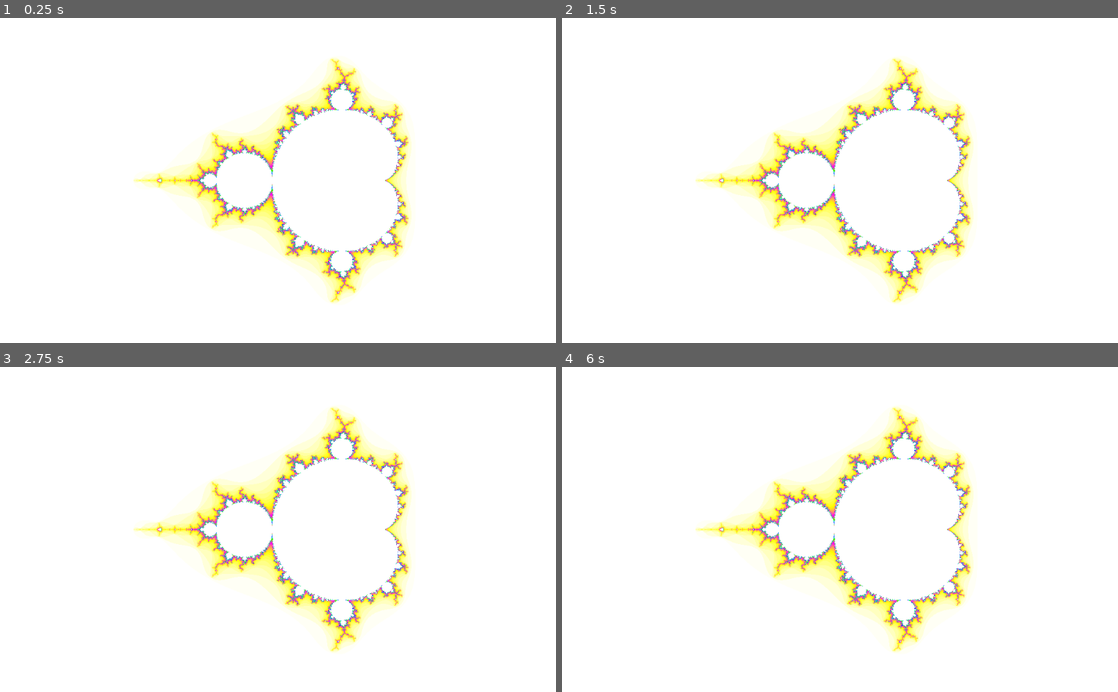
Above: before the commit, frames 1-4 (two rows, left to right).
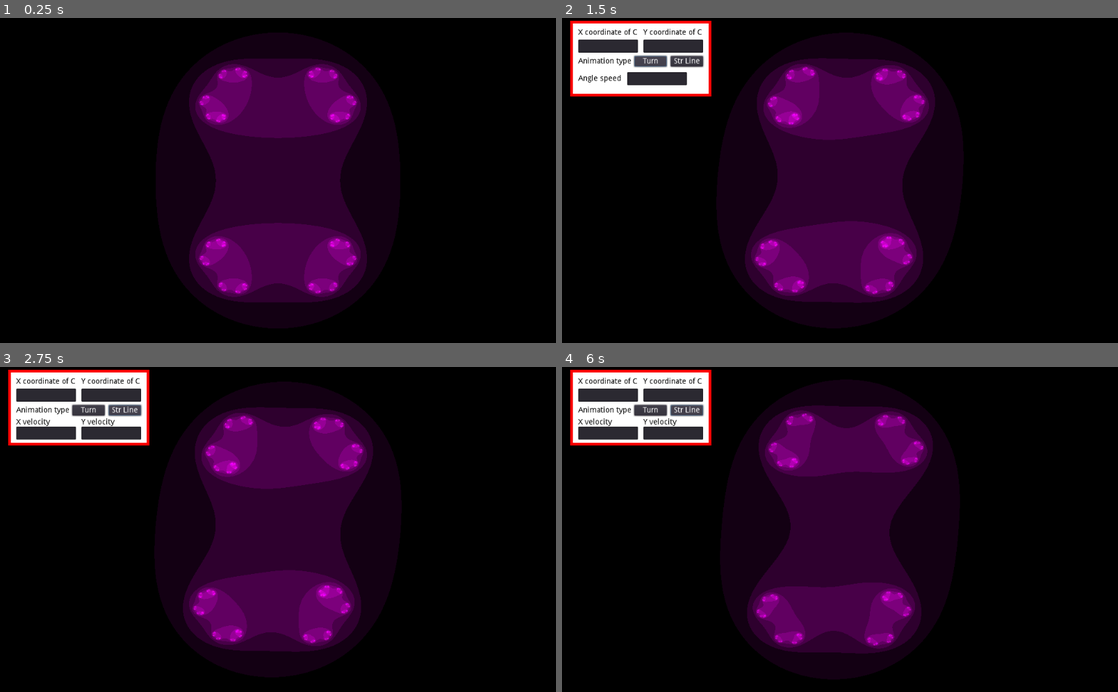
Above: after the commit, the same moments.

Repository: NorielSylvire/Fractal
Game: Godot game, scene res://Scenes/Main.tscn
Two runs of this game, one before a commit and one after it. Both use one fixed random seed, a clock stepped at 60 frames per second and the inputs below.
Inputs (mouse positions are in pixels of both pictures, inside the frame that each line leads up to):
- Up to frame 1 (0.25 s): no input
- Up to frame 2 (1.5 s): tap Enter (ui_accept) at 0.5, 0.77, 0.8, 1.07 s; hold I (ui_interface, bound only after the commit) 0.53-1.25 s; click (650, 60) at 1.25 s, where only the run after the commit has a clickable "Turn"
- Up to frame 3 (2.75 s): click (122, 409) at 2 s, where only the run after the commit has a clickable "Str Line"
- Up to frame 4 (6 s): click (650, 409) at 2.75 s, where only the run after the commit has a clickable "Turn"; click (684, 409) at 3.5 s, where only the run after the commit has a clickable "Str Line"; click (650, 409) at 4.25 s, where only the run after the commit has a clickable "Turn"; click (684, 409) at 5 s, where only the run after the commit has a clickable "Str Line"; tap R (ui_restart) at 5.75 s; tap Enter (ui_accept) at 5.85 s

The runs differ from the first frame. In frame 1, 100% of the frame differs, in the area x 0-100%, y 0-100%; in frame 2, 97%; in frame 3, 97%; in frame 4, 97%.
Error before the commit: Invalid operands 'Nil' and 'Vector2' in operator '+'. (res://Scenes/ColorRect.gd:32)

Commit message:
Added a GUI
Added a GUI to easily control Fractal's variables and behaviour. Also changed README.md to include a changelog and some more information.

Diff:
--- a/Scenes/ColorRect.gd
+++ b/Scenes/ColorRect.gd
@@ -1,26 +1,28 @@
 extends ColorRect
 
 var animate
+var type = "turning"
+var c = Vector2(0.7885,0.7885) #vec2 c = vec2(0.7885 * cos(a), 0.7885 * sin(a));
+var velocity =  Vector2(0.01, 0)
+var angle_speed = 0.005
 
 func _ready():
 
 	animate = false
 
+	self.get_material().set_shader_param("c", Vector2(c.x, 0))
+
 	pass
 
 func _input(event):
 
-	if event.is_action_pressed("ui_accept") && animate == false:
+	if event.is_action_pressed("ui_enter") && animate == false:
 
 		animate = true
 
-	elif event.is_action_pressed("ui_accept") && animate == true:
+	elif event.is_action_pressed("ui_enter") && animate == true:
 
 		animate = false
-
-	if event.is_action_pressed("ui_restart"):
-
-		self.get_material().set_shader_param("c", Vector2(-2, .2))
 
 
 	pass
@@ -29,8 +31,71 @@
 
 	if animate == true:
 
-		self.get_material().set_shader_param("c", self.get_material().get_shader_param("c") + Vector2(0.001, -0.0005))
+		if type == "turning":
+
+			self.get_material().set_shader_param("c", Vector2(c.x * cos(self.get_material().get_shader_param("a")), c.y * sin(self.get_material().get_shader_param("a"))))
+			self.get_material().set_shader_param("a", self.get_material().get_shader_param("a") + angle_speed)
+
+		elif type == "straight line":
+
+			self.get_material().set_shader_param("c", self.get_material().get_shader_param("c") + velocity)
+
+
+
 
 
 
 	pass
+
+
+func _on_Tex_text_changed(new_text):
+
+	c.x = float(new_text)
+
+	self.get_material().set_shader_param("c", Vector2(new_text, self.get_material().get_shader_param("c").y))
+
+	pass
+
+
+func _on_Tey_text_changed(new_text):
+
+	c.y = float(new_text)
+
+	self.get_material().set_shader_param("c", Vector2(self.get_material().get_shader_param("c").x, new_text))
+
+	pass
+
+
+func _on_Turn_button_pressed():
+
+	type = "turning"
+
+	pass
+
+
+func _on_Line_button_pressed():
+
+	type = "straight line"
+
+	pass
+
+
+func _on_Angle_speed_line_text_changed(new_text):
+
+	angle_speed = float(new_text)
+
+	pass
+
+
+func _on_Vex_text_changed(new_text):
+
+	velocity.x = float(new_text)
+
+	pass
+
+
+func _on_Vey_text_changed(new_text):
+
+	velocity.y = float(new_text)
+
+	pass
--- /dev/null
+++ b/Scenes/Control.gd
@@ -0,0 +1,27 @@
+extends Control
+
+
+func _ready():
+
+	self.set_visible(false)
+
+	pass
+
+func _input(event):
+
+	if event.is_action_pressed("ui_interface") && self.is_visible() == false:
+
+		self.set_visible(true)
+
+	elif event.is_action_pressed("ui_interface") && self.is_visible() == true:
+
+		self.set_visible(false)
+
+
+	pass
+
+
+#func _process(delta):
+#	# Called every frame. Delta is time since last frame.
+#	# Update game logic here.
+#	pass
--- /dev/null
+++ b/Scenes/Line_button.gd
@@ -0,0 +1,46 @@
+extends Button
+
+# class member variables go here, for example:
+# var a = 2
+# var b = "textvar"
+
+func _ready():
+
+	for i in range(self.get_children().size()):
+
+		if i != 0:
+
+			self.get_children()[i].set_visible(false)
+
+
+
+	pass
+
+#func _process(delta):
+#	# Called every frame. Delta is time since last frame.
+#	# Update game logic here.
+#	pass
+
+func _pressed():
+
+	for i in range(self.get_children().size()):
+
+		if i != 0:
+
+			self.get_children()[i].set_visible(true)
+
+
+
+	pass
+
+func _on_Turn_button_pressed():
+
+	for i in range(self.get_children().size()):
+
+		if i != 0:
+
+			self.get_children()[i].set_visible(false)
+
+
+
+	pass
--- a/Scenes/Main.tscn
+++ b/Scenes/Main.tscn
@@ -1,24 +1,16 @@
-[gd_scene load_steps=5 format=2]
-
-[ext_resource path="res://Shaders/mbrot.shader" type="Shader" id=1]
-[ext_resource path="res://Graphics/Textures/Gradients/cute_grd.png" type="Texture" id=2]
-[ext_resource path="res://Scenes/ColorRect.gd" type="Script" id=3]
-
-[sub_resource type="ShaderMaterial" id=1]
-
-render_priority = 0
-shader = ExtResource( 1 )
-shader_param/center = Vector2( 0.7, 0 )
-shader_param/scale = 3.0
-shader_param/iter = 100
-shader_param/tex = ExtResource( 2 )
-_sections_unfolded = [ "shader_param" ]
+[gd_scene load_steps=6 format=2]
+
+[ext_resource path="res://fractal.tres" type="Material" id=1]
+[ext_resource path="res://Scenes/ColorRect.gd" type="Script" id=2]
+[ext_resource path="res://Scenes/Control.gd" type="Script" id=3]
+[ext_resource path="res://Scenes/Turn_button.gd" type="Script" id=4]
+[ext_resource path="res://Scenes/Line_button.gd" type="Script" id=5]
 
 [node name="Main" type="Node" index="0"]
 
 [node name="ColorRect" type="ColorRect" parent="." index="0"]
 
-material = SubResource( 1 )
+material = ExtResource( 1 )
 anchor_left = 0.0
 anchor_top = 0.0
 anchor_right = 0.0
@@ -32,5 +24,430 @@
 size_flags_horizontal = 1
 size_flags_vertical = 1
 color = Color( 1, 1, 1, 1 )
+script = ExtResource( 2 )
+_sections_unfolded = [ "Material", "Rect" ]
+
+[node name="Control" type="Control" parent="." index="1"]
+
+anchor_left = 0.0
+anchor_top = 0.0
+anchor_right = 0.0
+anchor_bottom = 0.0
+margin_left = 30.0
+margin_top = 40.0
+margin_right = 70.0
+margin_bottom = 80.0
+rect_pivot_offset = Vector2( 0, 0 )
+rect_clip_content = false
+mouse_filter = 0
+mouse_default_cursor_shape = 0
+size_flags_horizontal = 1
+size_flags_vertical = 1
 script = ExtResource( 3 )
-_sections_unfolded = [ "Material", "Rect" ]
+_sections_unfolded = [ "Rect" ]
+
+[node name="ColorRect2" type="ColorRect" parent="Control" index="0"]
+
+anchor_left = 0.0
+anchor_top = 0.0
+anchor_right = 0.0
+anchor_bottom = 0.0
+margin_left = -15.0
+margin_top = -35.0
+margin_right = 245.0
+margin_bottom = 105.0
+rect_pivot_offset = Vector2( 0, 0 )
+rect_clip_content = false
+mouse_filter = 0
+mouse_default_cursor_shape = 0
+size_flags_horizontal = 1
+size_flags_vertical = 1
+color = Color( 1, 0, 0, 1 )
+_sections_unfolded = [ "Margin" ]
+
+[node name="ColorRect1" type="ColorRect" parent="Control" index="1"]
+
+anchor_left = 0.0
+anchor_top = 0.0
+anchor_right = 0.0
+anchor_bottom = 0.0
+margin_left = -10.0
+margin_top = -30.0
+margin_right = 240.0
+margin_bottom = 100.0
+rect_pivot_offset = Vector2( 0, 0 )
+rect_clip_content = false
+mouse_filter = 0
+mouse_default_cursor_shape = 0
+size_flags_horizontal = 1
+size_flags_vertical = 1
+color = Color( 1, 1, 1, 1 )
+
+[node name="Tex" type="LineEdit" parent="Control" index="2"]
+
+anchor_left = 0.0
+anchor_top = 0.0
+anchor_right = 0.0
+anchor_bottom = 0.0
+margin_right = 110.0
+margin_bottom = 24.0
+rect_pivot_offset = Vector2( 0, 0 )
+rect_clip_content = false
+focus_mode = 2
+mouse_filter = 0
+mouse_default_cursor_shape = 1
+size_flags_horizontal = 1
+size_flags_vertical = 1
+focus_mode = 2
+context_menu_enabled = true
+placeholder_alpha = 0.6
+caret_blink = false
+caret_blink_speed = 0.65
+caret_position = 0
+_sections_unfolded = [ "Rect" ]
+
+[node name="Texl" type="Label" parent="Control" index="3"]
+
+anchor_left = 0.0
+anchor_top = 0.0
+anchor_right = 0.0
+anchor_bottom = 0.0
+margin_top = -20.0
+margin_right = 108.0
+margin_bottom = -6.0
+rect_pivot_offset = Vector2( 0, 0 )
+rect_clip_content = false
+mouse_filter = 2
+mouse_default_cursor_shape = 0
+size_flags_horizontal = 1
+size_flags_vertical = 4
+custom_colors/font_color = Color( 0, 0, 0, 1 )
+text = "X coordinate of C"
+percent_visible = 1.0
+lines_skipped = 0
+max_lines_visible = -1
+_sections_unfolded = [ "custom_colors" ]
+
+[node name="Tey" type="LineEdit" parent="Control" index="4"]
+
+anchor_left = 0.0
+anchor_top = 0.0
+anchor_right = 0.0
+anchor_bottom = 0.0
+margin_left = 120.0
+margin_right = 230.0
+margin_bottom = 24.0
+rect_pivot_offset = Vector2( 0, 0 )
+rect_clip_content = false
+focus_mode = 2
+mouse_filter = 0
+mouse_default_cursor_shape = 1
+size_flags_horizontal = 1
+size_flags_vertical = 1
+focus_mode = 2
+context_menu_enabled = true
+placeholder_alpha = 0.6
+caret_blink = false
+caret_blink_speed = 0.65
+caret_position = 0
+
+[node name="Teyl" type="Label" parent="Control" index="5"]
+
+anchor_left = 0.0
+anchor_top = 0.0
+anchor_right = 0.0
+anchor_bottom = 0.0
+margin_left = 120.0
+margin_top = -20.0
+margin_right = 228.0
+margin_bottom = -5.0
+rect_pivot_offset = Vector2( 0, 0 )
+rect_clip_content = false
+mouse_filter = 2
+mouse_default_cursor_shape = 0
+size_flags_horizontal = 1
+size_flags_vertical = 4
+custom_colors/font_color = Color( 0, 0, 0, 1 )
+text = "Y coordinate of C"
+percent_visible = 1.0
+lines_skipped = 0
+max_lines_visible = -1
+_sections_unfolded = [ "custom_colors" ]
+
+[node name="Anim_type" type="Label" parent="Control" index="6"]
+
+anchor_left = 0.0
+anchor_top = 0.0
+anchor_right = 0.0
+anchor_bottom = 0.0
+margin_top = 33.0
+margin_right = 98.0
+margin_bottom = 47.0
+rect_pivot_offset = Vector2( 0, 0 )
+rect_clip_content = false
+mouse_filter = 2
+mouse_default_cursor_shape = 0
+size_flags_horizontal = 1
+size_flags_vertical = 4
+custom_colors/font_color = Color( 0, 0, 0, 1 )
+text = "Animation type"
+percent_visible = 1.0
+lines_skipped = 0
+max_lines_visible = -1
+_sections_unfolded = [ "Rect", "custom_colors" ]
+
+[node name="Turn_button" type="Button" parent="Control" index="7"]
+
+editor/display_folded = true
+anchor_left = 0.0
+anchor_top = 0.0
+anchor_right = 0.0
+anchor_bottom = 0.0
+margin_left = 103.0
+margin_top = 30.0
+margin_right = 163.0
+margin_bottom = 50.0
+rect_pivot_offset = Vector2( 0, 0 )
+rect_clip_content = false
+focus_mode = 2
+mouse_filter = 0
+mouse_default_cursor_shape = 0
+size_flags_horizontal = 1
+size_flags_vertical = 1
+toggle_mode = false
+enabled_focus_mode = 2
+shortcut = null
+group = null
+flat = false
+align = 1
+script = ExtResource( 4 )
+_sections_unfolded = [ "Rect" ]
+
+[node name="Turn_label" type="Label" parent="Control/Turn_button" index="0"]
+
+anchor_left = 0.0
+anchor_top = 0.0
+anchor_right = 0.0
+anchor_bottom = 0.0
+margin_right = 60.0
+margin_bottom = 20.0
+rect_pivot_offset = Vector2( 0, 0 )
+rect_clip_content = false
+mouse_filter = 2
+mouse_default_cursor_shape = 0
+size_flags_horizontal = 1
+size_flags_vertical = 4
+text = "Turn"
+align = 1
+valign = 1
+percent_visible = 1.0
+lines_skipped = 0
+max_lines_visible = -1
+
+[node name="Angle_speed" type="Label" parent="Control/Turn_button" index="1"]
+
+anchor_left = 0.0
+anchor_top = 0.0
+anchor_right = 0.0
+anchor_bottom = 0.0
+margin_left = -103.0
+margin_top = 32.0
+margin_right = -24.0
+margin_bottom = 52.0
+rect_pivot_offset = Vector2( 0, 0 )
+rect_clip_content = false
+mouse_filter = 2
+mouse_default_cursor_shape = 0
+size_flags_horizontal = 1
+size_flags_vertical = 4
+custom_colors/font_color = Color( 0, 0, 0, 1 )
+text = "Angle speed"
+align = 1
+valign = 1
+percent_visible = 1.0
+lines_skipped = 0
+max_lines_visible = -1
+_sections_unfolded = [ "custom_colors" ]
+
+[node name="Angle_speed_line" type="LineEdit" parent="Control/Turn_button" index="2"]
+
+anchor_left = 0.0
+anchor_top = 0.0
+anchor_right = 0.0
+anchor_bottom = 0.0
+margin_left = -13.0
+margin_top = 30.0
+margin_right = 97.0
+margin_bottom = 54.0
+rect_pivot_offset = Vector2( 0, 0 )
+rect_clip_content = false
+focus_mode = 2
+mouse_filter = 0
+mouse_default_cursor_shape = 1
+size_flags_horizontal = 1
+size_flags_vertical = 1
+focus_mode = 2
+context_menu_enabled = true
+placeholder_alpha = 0.6
+caret_blink = false
+caret_blink_speed = 0.65
+caret_position = 0
+
+[node name="Line_button" type="Button" parent="Control" index="8"]
+
+anchor_left = 0.0
+anchor_top = 0.0
+anchor_right = 0.0
+anchor_bottom = 0.0
+margin_left = 170.0
+margin_top = 30.0
+margin_right = 230.0
+margin_bottom = 50.0
+rect_pivot_offset = Vector2( 0, 0 )
+rect_clip_content = false
+focus_mode = 2
+mouse_filter = 0
+mouse_default_cursor_shape = 0
+size_flags_horizontal = 1
+size_flags_vertical = 1
+toggle_mode = false
+enabled_focus_mode = 2
+shortcut = null
+group = null
+flat = false
+align = 1
+script = ExtResource( 5 )
+
+[node name="Label" type="Label" parent="Control/Line_button" index="0"]
+
+anchor_left = 0.0
+anchor_top = 0.0
+anchor_right = 0.0
+anchor_bottom = 0.0
+margin_right = 60.0
+margin_bottom = 20.0
+rect_pivot_offset = Vector2( 0, 0 )
+rect_clip_content = false
+mouse_filter = 2
+mouse_default_cursor_shape = 0
+size_flags_horizontal = 1
+size_flags_vertical = 4
+text = "Str Line"
+align = 1
+valign = 1
+percent_visible = 1.0
+lines_skipped = 0
+max_lines_visible = -1
+
+[node name="Vex" type="LineEdit" parent="Control/Line_button" index="1"]
+
+anchor_left = 0.0
+anchor_top = 0.0
+anchor_right = 0.0
+anchor_bottom = 0.0
+margin_left = -170.0
+margin_top = 40.0
+margin_right = -60.0
+margin_bottom = 64.0
+rect_pivot_offset = Vector2( 0, 0 )
+rect_clip_content = false
+focus_mode = 2
+mouse_filter = 0
+mouse_default_cursor_shape = 1
+size_flags_horizontal = 1
+size_flags_vertical = 1
+focus_mode = 2
+context_menu_enabled = true
+placeholder_alpha = 0.6
+caret_blink = false
+caret_blink_speed = 0.65
+caret_position = 0
+_sections_unfolded = [ "Rect" ]
+
+[node name="Vexl" type="Label" parent="Control/Line_button" index="2"]
+
+anchor_left = 0.0
+anchor_top = 0.0
+anchor_right = 0.0
+anchor_bottom = 0.0
+margin_left = -170.0
+margin_top = 25.0
+margin_right = -100.0
+margin_bottom = 39.0
+rect_pivot_offset = Vector2( 0, 0 )
+rect_clip_content = false
+mouse_filter = 2
+mouse_default_cursor_shape = 0
+size_flags_horizontal = 1
+size_flags_vertical = 4
+custom_colors/font_color = Color( 0, 0, 0, 1 )
+text = "X velocity"
+percent_visible = 1.0
+lines_skipped = 0
+max_lines_visible = -1
+_sections_unfolded = [ "Rect" ]
+
+[node name="Vey" type="LineEdit" parent="Control/Line_button" index="3"]
+
+anchor_left = 0.0
+anchor_top = 0.0
+anchor_right = 0.0
+anchor_bottom = 0.0
+margin_left = -50.0
+margin_top = 40.0
+margin_right = 60.0
+margin_bottom = 64.0
+rect_pivot_offset = Vector2( 0, 0 )
+rect_clip_content = false
+focus_mode = 2
+mouse_filter = 0
+mouse_default_cursor_shape = 1
+size_flags_horizontal = 1
+size_flags_vertical = 1
+focus_mode = 2
+context_menu_enabled = true
+placeholder_alpha = 0.6
+caret_blink = false
+caret_blink_speed = 0.65
+caret_position = 0
+
+[node name="Veyl" type="Label" parent="Control/Line_button" index="4"]
+
+anchor_left = 0.0
+anchor_top = 0.0
+anchor_right = 0.0
+anchor_bottom = 0.0
+margin_left = -50.0
+margin_top = 25.0
+margin_right = 58.0
+margin_bottom = 40.0
+rect_pivot_offset = Vector2( 0, 0 )
+rect_clip_content = false
+mouse_filter = 2
+mouse_default_cursor_shape = 0
+size_flags_horizontal = 1
+size_flags_vertical = 4
+custom_colors/font_color = Color( 0, 0, 0, 1 )
+text = "Y velocity"
+percent_visible = 1.0
+lines_skipped = 0
+max_lines_visible = -1
+_sections_unfolded = [ "Rect", "custom_colors" ]
+
+[connection signal="text_changed" from="Control/Tex" to="ColorRect" method="_on_Tex_text_changed"]
+
+[connection signal="text_changed" from="Control/Tey" to="ColorRect" method="_on_Tey_text_changed"]
+
+[connection signal="pressed" from="Control/Turn_button" to="Control/Line_button" method="_on_Turn_button_pressed"]
+
+[connection signal="pressed" from="Control/Turn_button" to="ColorRect" method="_on_Turn_button_pressed"]
+
+[connection signal="text_changed" from="Control/Turn_button/Angle_speed_line" to="ColorRect" method="_on_Angle_speed_line_text_changed"]
+
+[connection signal="pressed" from="Control/Line_button" to="Control/Turn_button" method="_on_Line_button_pressed"]
+
+[connection signal="pressed" from="Control/Line_button" to="ColorRect" method="_on_Line_button_pressed"]
+
+[connection signal="text_changed" from="Control/Line_button/Vex" to="ColorRect" method="_on_Vex_text_changed"]
+
+[connection signal="text_changed" from="Control/Line_button/Vey" to="ColorRect" method="_on_Vey_text_changed"]
--- /dev/null
+++ b/Scenes/Turn_button.gd
@@ -0,0 +1,39 @@
+extends Button
+
+# class member variables go here, for example:
+# var a = 2
+# var b = "textvar"
+
+func _ready():
+	# Called when the node is added to the scene for the first time.
+	# Initialization here
+	pass
+
+#func _process(delta):
+#	# Called every frame. Delta is time since last frame.
+#	# Update game logic here.
+#	pass
+
+func _pressed():
+
+	for i in range(self.get_children().size()):
+
+		if i != 0:
+
+			self.get_children()[i].set_visible(true)
+
+
+
+	pass
+
+func _on_Line_button_pressed():
+
+	for i in range(self.get_children().size()):
+
+		if i != 0:
+
+			self.get_children()[i].set_visible(false)
+
+
+
+	pass
--- a/Shaders/julia.shader
+++ b/Shaders/julia.shader
@@ -2,6 +2,7 @@
 
 uniform sampler2D tex;
 uniform vec2 c;
+uniform float a;
 uniform int iter;
 uniform vec2 center;
 uniform float xscale;
--- /dev/null
+++ b/fractal.tres
@@ -0,0 +1,17 @@
+[gd_resource type="ShaderMaterial" load_steps=3 format=2]
+
+[ext_resource path="res://Shaders/julia.shader" type="Shader" id=1]
+[ext_resource path="res://Graphics/Textures/Gradients/rainbow_grd.png" type="Texture" id=2]
+
+[resource]
+
+render_priority = 0
+shader = ExtResource( 1 )
+shader_param/c = Vector2( 0.7885, 0 )
+shader_param/a = 0.0
+shader_param/iter = 100
+shader_param/center = Vector2( 1, 0.3333 )
+shader_param/xscale = 6.0
+shader_param/yscale = 4.0
+shader_param/tex = ExtResource( 2 )
+_sections_unfolded = [ "shader_param" ]
--- a/project.godot
+++ b/project.godot
@@ -18,6 +18,12 @@
 
 ui_restart=[ Object(InputEventKey,"resource_local_to_scene":false,"resource_name":"","device":0,"alt":false,"shift":false,"control":false,"meta":false,"command":false,"pressed":false,"scancode":82,"unicode":0,"echo":false,"script":null)
  ]
+ui_interface=[ Object(InputEventKey,"resource_local_to_scene":false,"resource_name":"","device":0,"alt":false,"shift":false,"control":false,"meta":false,"command":false,"pressed":false,"scancode":73,"unicode":0,"echo":false,"script":null)
+ ]
+ui_lmouse=[ Object(InputEventMouseButton,"resource_local_to_scene":false,"resource_name":"","device":0,"alt":false,"shift":false,"control":false,"meta":false,"command":false,"button_mask":0,"position":Vector2( 0, 0 ),"global_position":Vector2( 0, 0 ),"factor":1.0,"button_index":1,"pressed":false,"doubleclick":false,"script":null)
+ ]
+ui_enter=[ Object(InputEventKey,"resource_local_to_scene":false,"resource_name":"","device":0,"alt":false,"shift":false,"control":false,"meta":false,"command":false,"pressed":false,"scancode":16777221,"unicode":0,"echo":false,"script":null)
+ ]
 
 [rendering]
 
Not shown, changed: README.md
